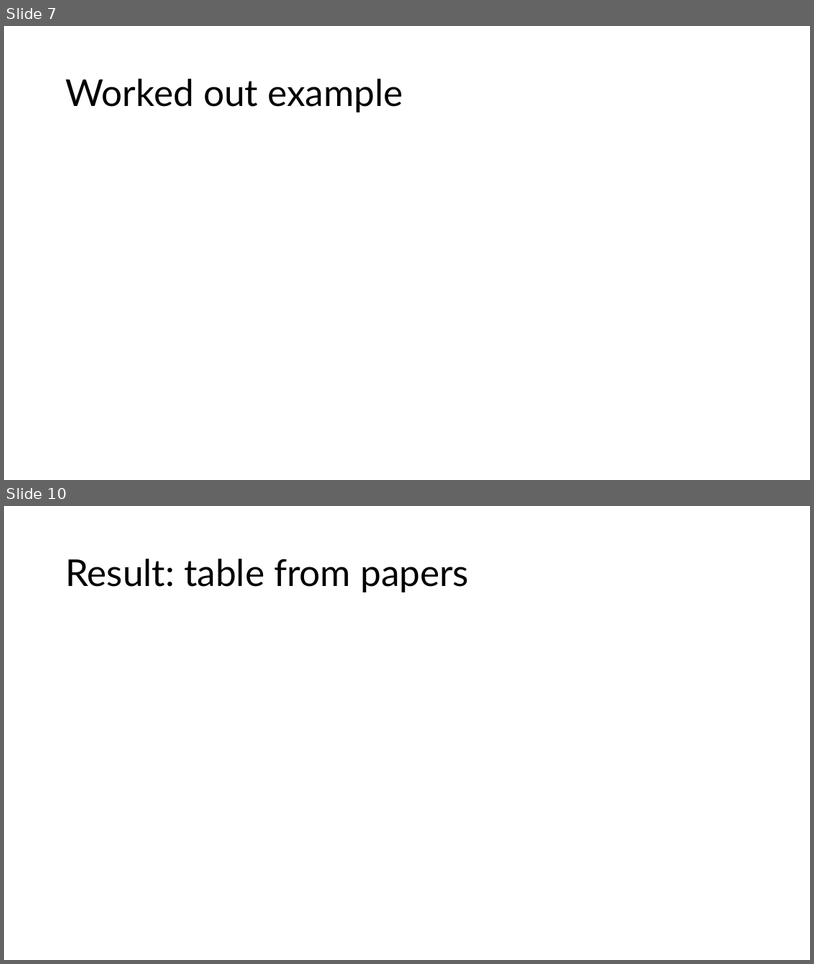
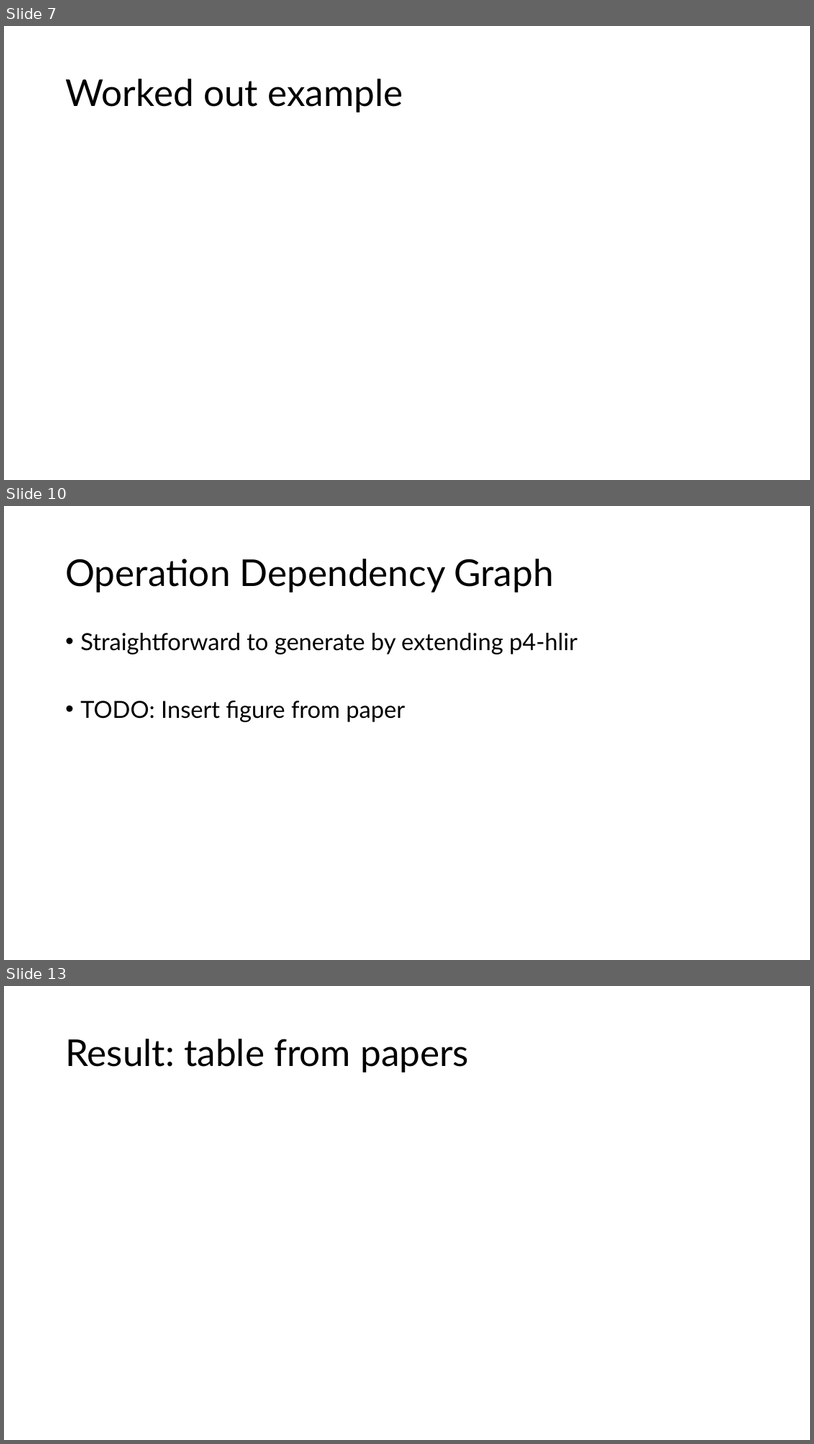
Before and after one commit to anirudhSK/drmt_talk, a slide deck: drmt.pptx. Shown one above the other, each under a label of ours: slides 7 and 10 before the commit, slides 7, 10 and 13 after it; the slides between them are not shown. The pictures are 814x964 and 814x1444 pixels, drawn with LibreOffice and Linux fonts; fonts in the diff are those of the drawing. Boxes give left, top, right and bottom in pixels: in the first picture for what was removed or moved away, otherwise in the second. Text is boxed around its words. In the diff, an @@ line names an element or a change of style, - is before the commit and + after.

```diff
--- a/drmt.pptx
+++ b/drmt.pptx
@@ slide 10 added at box(4, 506, 810, 960), background #FFFFFF @@
@@ title added at box(65, 559, 553, 592), 44 pt, text #000000 @@
+Operation Dependency Graph
@@ text added at box(80, 633, 578, 722), 28 pt, text #000000 @@
+• Straightforward to generate by extending p4-hlir
+• TODO: Insert figure from paper
@@ what was slide 10 is now slide 13 @@
```
Also in this commit, not shown: 1 slide changed, 3 other slides added, 1 slide removed.
